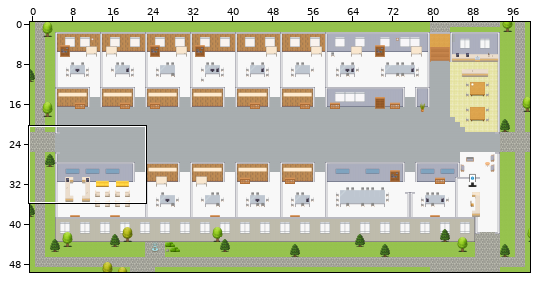
One commit to this Tiled map (JSON): maps/Cyber-Security-Technologies-Platform.tmj. The first picture is a wide view before the edit; the outline marks the close-up.
Close-up. Before the edit:
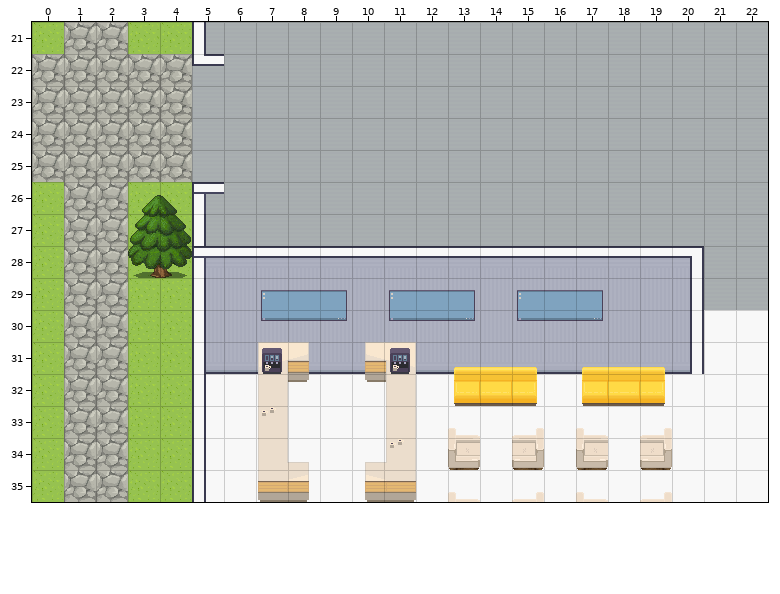
Cells are 32x32 px. Shown: x 0..22, y 21..35. The commit also changed other parts of the map, which this record leaves out.
And afterwards:
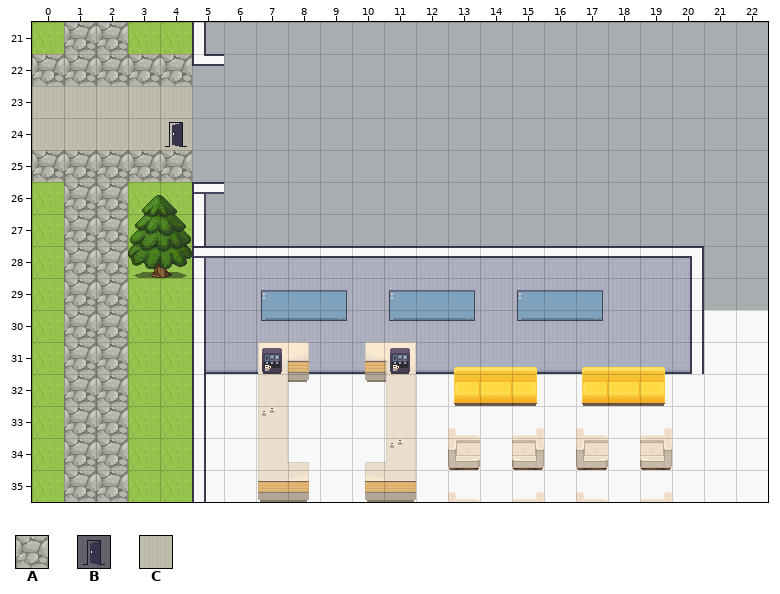
Key: from "Exterior": A 638; from "User_Zones": B 65; from "room2": C 328.
_ is an empty cell.
Change:
Layer "outside":
Tile C replaces tile A in rows 23 to 24 at x 0 to 4.
Layer "zones":
Tile B is added in row 24 at x 4.
Where, in picture pixels (left, top, right, bottom), the same in both close-ups:
changed: (32, 86, 192, 150)
